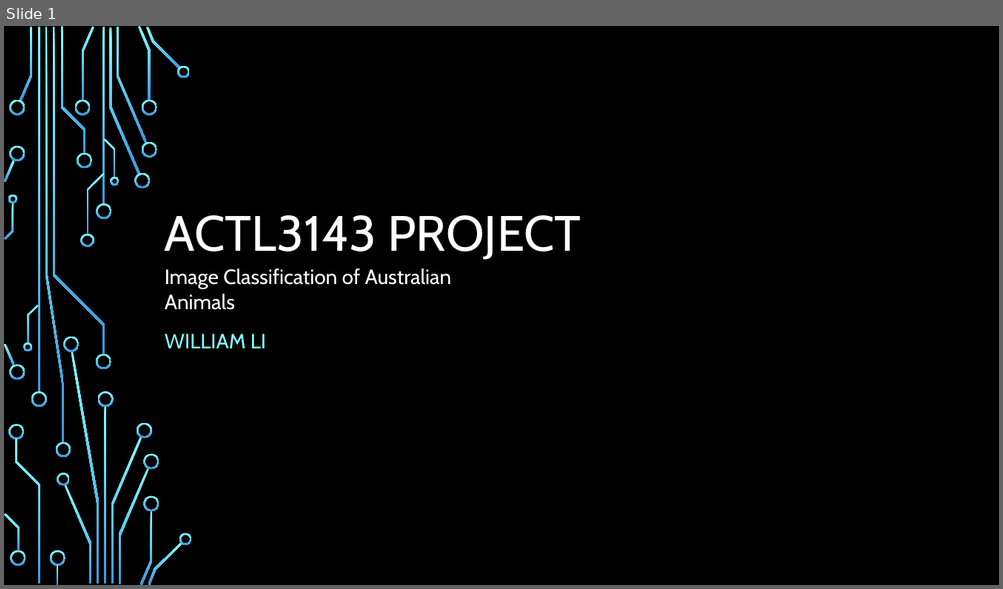
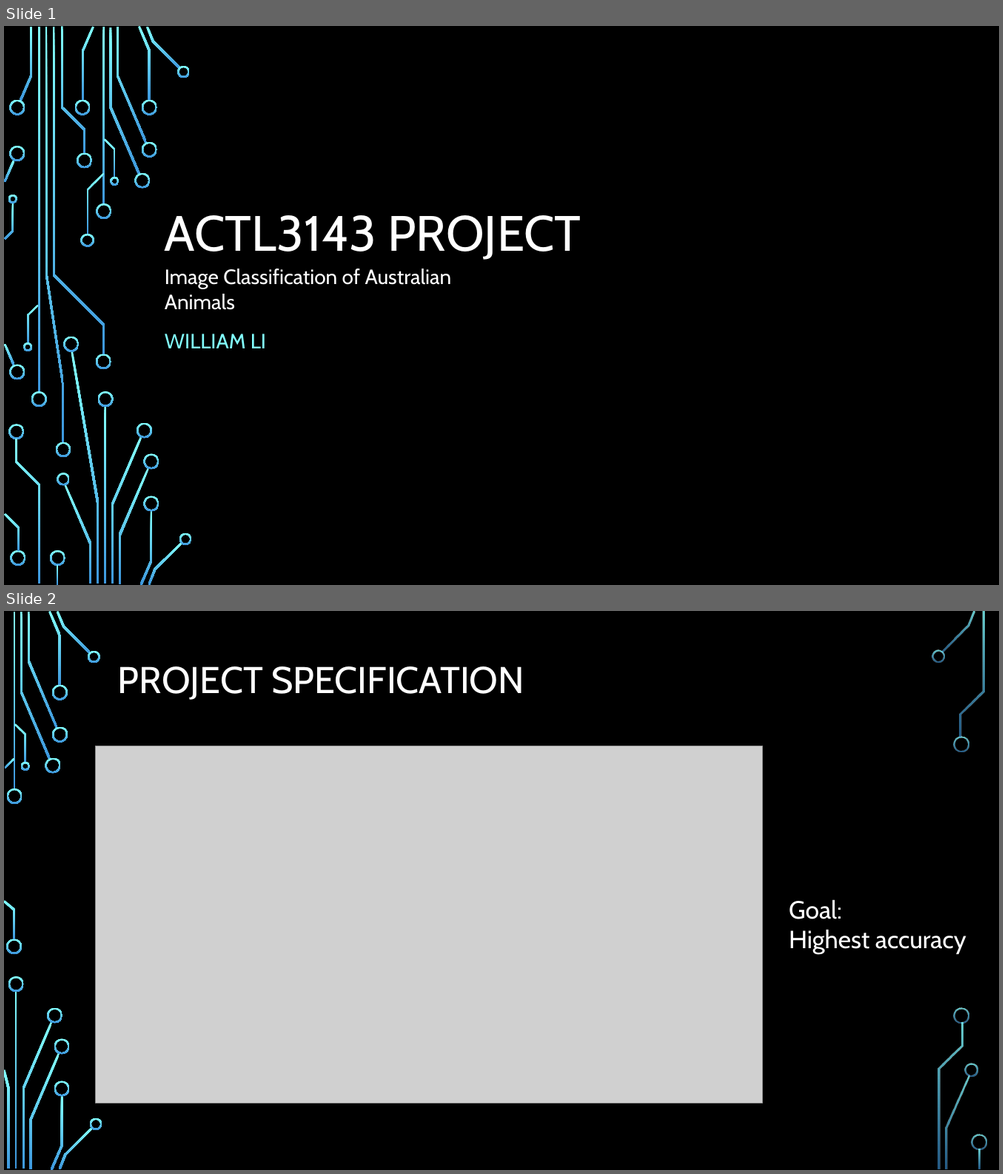
Before and after one commit to williamrjli/actl3143-project, a slide deck: ACTL3143 Video PowerPoint.pptx. Shown one above the other, each under a label of ours: slide 1 before the commit, slides 1 and 2 after it. The pictures are 1003x589 and 1003x1174 pixels, drawn with LibreOffice and Linux fonts; fonts in the diff are those of the drawing; grey boxes stand for pictures; background and template pictures are left out. Boxes give left, top, right and bottom in pixels: in the first picture for what was removed or moved away, otherwise in the second. Text is boxed around its words. In the diff, an @@ line names an element or a change of style, - is before the commit and + after.

```diff
--- a/ACTL3143 Video PowerPoint.pptx
+++ b/ACTL3143 Video PowerPoint.pptx
@@ slide 2 added at [4,611,999,1170], background picture (left out) @@
@@ title added at [118,667,524,700], 36 pt, text #FFFFFF @@
+PROJECT SPECIFICATION
@@ picture added at [96,746,762,1104] @@
@@ text added at [788,900,966,954], 24 pt, text #FFFFFF @@
+Goal:
+Highest accuracy
@@ group added at [4,611,987,1170]: 33 freeform shapes, 3 rectangles @@
```
Also in this commit, not shown: 2 slides changed, 10 other slides added, 3 slides removed, 11 other files.
